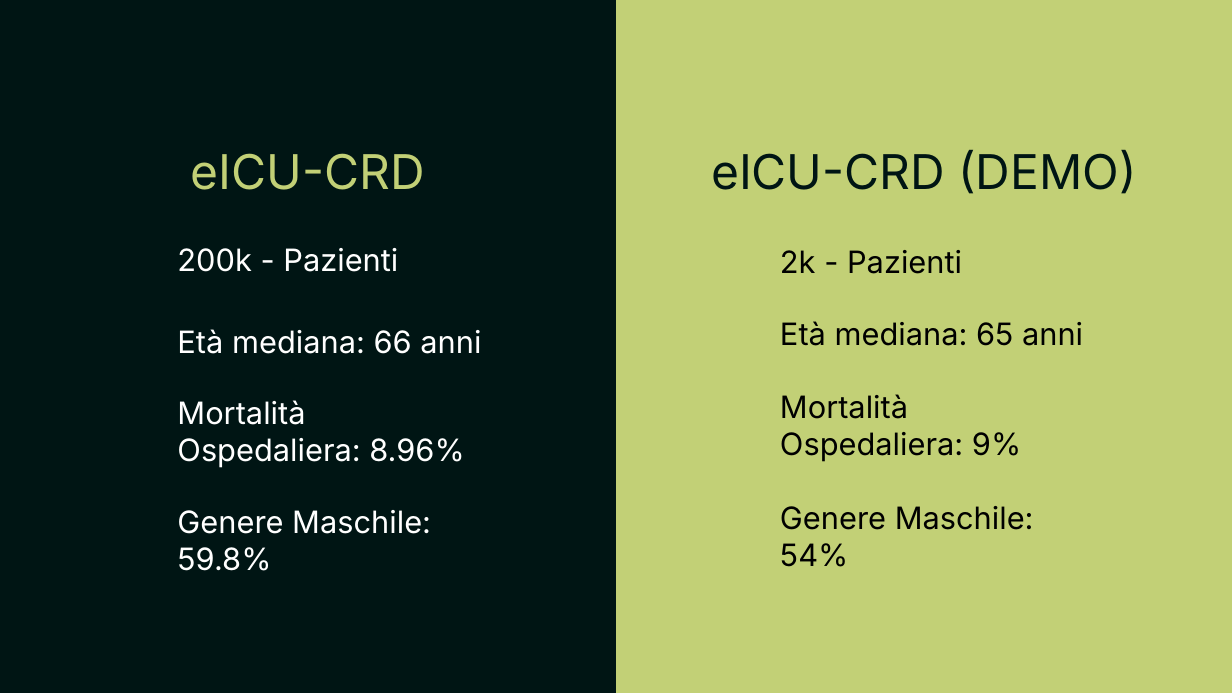
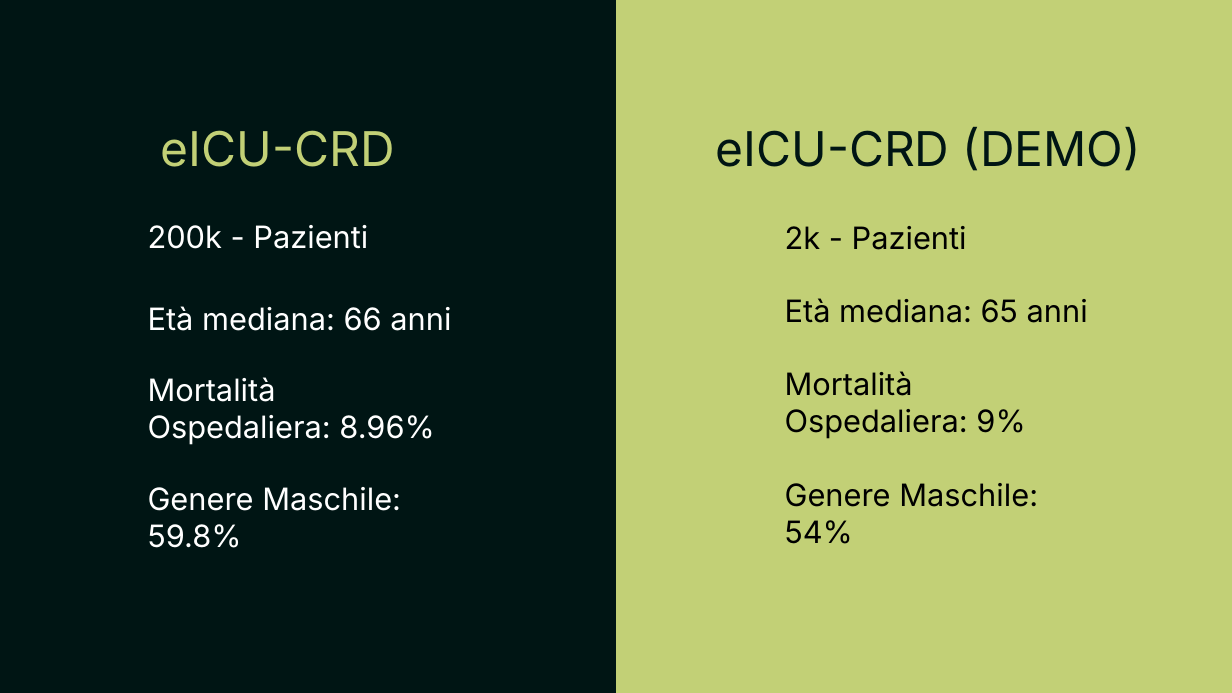
Before and after one commit to FLaTNNBio/eICU-antibiotics-causal-inference, a slide deck: slide 11 of presentation .pptx. Drawn at 1232x693 pixels with LibreOffice and Linux fonts; fonts in the diff are those of the drawing. Boxes give left, top, right and bottom in pixels: in the first picture for what was removed or moved away, otherwise in the second. Text is boxed around its words. In the diff, an @@ line names an element or a change of style, - is before the commit and + after.

```diff
--- a/presentation .pptx
+++ b/presentation .pptx
@@ 5 texts: place and size @@
-5 texts at box(177, 153, 481, 571)
+5 texts at box(148, 130, 451, 548)
@@ 5 texts: place and size @@
-5 texts at box(711, 150, 1136, 567)
+5 texts at box(716, 127, 1141, 544)
```
Also in this commit, not shown: 7 other slides changed.
